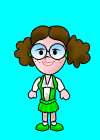
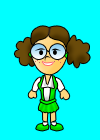
Layers edited between the first and the second 100x140 image:
painted on "Слой 13" over [31, 35, 67, 87]
painted on "лицо" over [31, 35, 67, 75]
painted on "Фигура 5" over [45, 71, 52, 85]
painted on "Слой 24" over [43, 79, 53, 87]
painted on "Слой 23" over [45, 92, 50, 100]
painted on "Слой 25" over [42, 112, 56, 119]
painted on "Фигура 14" over [50, 112, 56, 122]
painted on "Фигура 13" over [43, 112, 48, 122]
painted on "Фигура 10" over [28, 90, 37, 98]
painted on "Фигура 12" over [60, 89, 70, 100]
